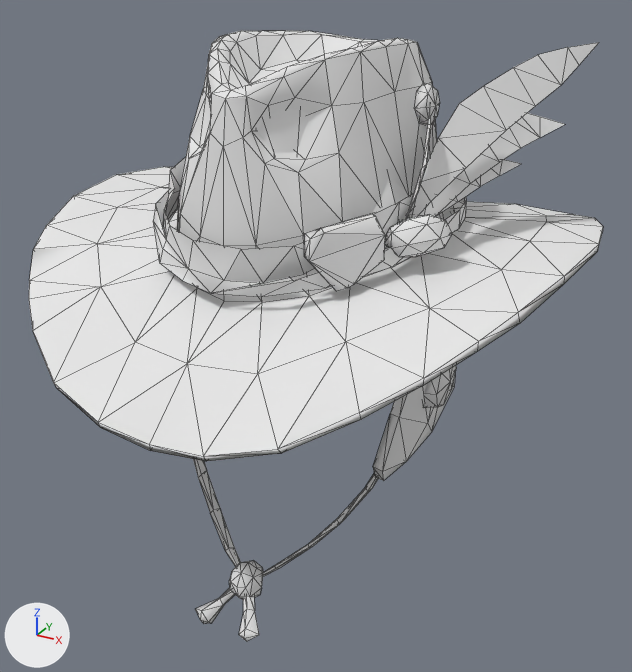
Renders of the glTF model godot-client/assets/actors/native/equipment/variants/human_female/adventurer_headwear_04.glb from each side of a commit.
Before and after are seen from a 50 mm camera at (0.374, -0.674, 0.399) aimed at (-0.003, 0.013, 0.056). Every picture has the same lights, and +X, +Y and +Z are marked at lower left. The picture after the commit comes second. Mesh edges are drawn as thin lines. Vertices at exactly the same position are counted once.

The older version as bpy lines, for what is in view:
```python
me_plumed_hat = bpy.data.meshes.new('Plumed Hat')
me_plumed_hat.from_pydata(...)  # 848 vertices, 1494 faces; spans x -0.253..0.247, y -0.242..0.291, z -0.177..0.335
me_plumed_hat.materials.append(mat_plumed_hat_base)  # its picture is missing
ob_plumed_hat = bpy.data.objects.new('Plumed Hat', me_plumed_hat)
ob_plumed_hat.location = (0.0, 0.0, 0.0)
```
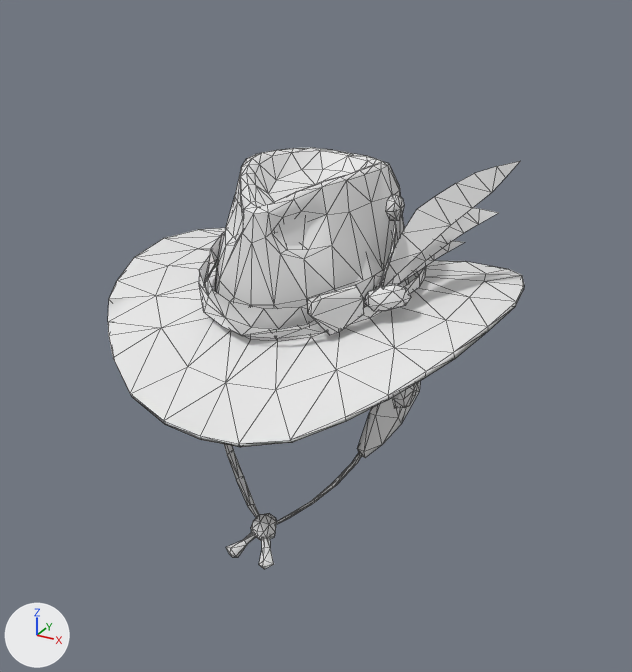
The change, as a list of edits to the scene's bpy script:
```text
Change me_plumed_hat:
    used by ob_plumed_hat; location = (0.0, 0.0, 0.0)
    remove me_plumed_hat.from_pydata(...)  # 848 vertices, 1494 faces; spans x -0.253..0.247, y -0.242..0.291, z -0.177..0.335
    add me_plumed_hat.from_pydata(...)  # 848 vertices, 1494 faces; spans x -0.191..0.187, y -0.181..0.221, z -0.126..0.229
    me_plumed_hat part 1: the loose piece of 280 vertices spanning x -0.253..0.247, y -0.242..0.291, z 0.061..0.335 is scaled about its middle by (0.755, 0.755, 0.694), then moved by (0.001, -0.004, -0.064)
    me_plumed_hat part 2: the loose piece of 13 vertices spanning x 0.11..0.182, y -0.045..0.152, z 0.195..0.273 is scaled about its middle by (0.755, 0.755, 0.694), then moved by (-0.036, -0.012, -0.075)
    me_plumed_hat part 3: the loose piece of 29 vertices spanning x -0.021..0.015, y -0.14..-0.105, z -0.162..-0.124 is scaled about its middle by (0.755, 0.755, 0.694), then moved by (0.001, 0.032, 0.04)
    me_plumed_hat part 4: the loose piece of 82 vertices spanning x -0.135..0.131, y -0.153..0.164, z 0.155..0.228 is scaled about its middle by (0.755, 0.755, 0.694), then moved by (0.0, 0.0, -0.062)
    me_plumed_hat part 5: the loose piece of 18 vertices spanning x 0.093..0.105, y 0.003..0.037, z 0.266..0.301 is scaled about its middle by (0.755, 0.755, 0.694), then moved by (-0.024, -0.003, -0.09)
    me_plumed_hat part 6: the loose piece of 45 vertices spanning x -0.119..0.112, y -0.125..-0.052, z -0.149..-0.002 is scaled about its middle by (0.755, 0.755, 0.694), then moved by (0.001, 0.023, 0.02)
    me_plumed_hat part 7: the loose piece of 30 vertices spanning x 0.102..0.151, y -0.074..-0.039, z 0.177..0.213 is scaled about its middle by (0.755, 0.755, 0.694), then moved by (-0.031, 0.015, -0.063)
    me_plumed_hat part 8: the loose piece of 15 vertices spanning x -0.003..0.032, y -0.166..-0.123, z -0.176..-0.142 is scaled about its middle by (0.755, 0.755, 0.694), then moved by (-0.004, 0.037, 0.045)
    me_plumed_hat part 9: the loose piece of 18 vertices spanning x 0.128..0.144, y -0.037..0.016, z 0.024..0.08 is scaled about its middle by (0.755, 0.755, 0.694), then moved by (-0.034, 0.004, -0.019)
    me_plumed_hat part 10: the loose piece of 10 vertices spanning x 0.111..0.125, y -0.063..-0.01, z 0.205..0.29 is scaled about its middle by (0.755, 0.755, 0.694), then moved by (-0.029, 0.01, -0.079)
    me_plumed_hat part 11: the loose piece of 17 vertices spanning x -0.039..-0.003, y -0.165..-0.121, z -0.177..-0.142 is scaled about its middle by (0.755, 0.755, 0.694), then moved by (0.005, 0.037, 0.045)
    me_plumed_hat part 12: the loose piece of 12 vertices spanning x 0.112..0.161, y -0.044..0.092, z 0.188..0.237 is scaled about its middle by (0.755, 0.755, 0.694), then moved by (-0.034, -0.004, -0.068)
    me_plumed_hat part 13: the loose piece of 17 vertices spanning x 0.062..0.109, y -0.131..-0.075, z 0.161..0.215 is scaled about its middle by (0.755, 0.755, 0.694), then moved by (-0.021, 0.027, -0.061)
    me_plumed_hat part 14: the loose piece of 15 vertices spanning x 0.115..0.202, y -0.046..0.159, z 0.2..0.326 is scaled about its middle by (0.755, 0.755, 0.694), then moved by (-0.039, -0.012, -0.084)
    me_plumed_hat part 15: 175 of 848 vertices moved; they spanned x -0.144..0.137, y -0.131..0.17, z -0.026..0.328 and now span x -0.109..0.103, y -0.097..0.13, z -0.021..0.224; mean shift (0.0, -0.009, -0.032); largest move (-0.081, 0.008, 0.328) -> (-0.061, 0.007, 0.224)
    other edits to the shape of me_plumed_hat do not show in these pictures
```

Where the change shows, as pixel boxes (x1, y1, x2, y2) in the pictures (632 x 672 px; the box of a moved part takes in the faces that stretch with it):
'Plumed Hat', reshaped (27% narrower, 31% shorter)
    before: (29, 30, 603, 641)
    after: (108, 148, 524, 569)
part 1 of me_plumed_hat, moved or reshaped
    before: (29, 30, 603, 461)
    after: (108, 148, 524, 447)
part 2 of me_plumed_hat, moved or reshaped
    before: (406, 113, 565, 218)
    after: (379, 208, 498, 285)
part 3 of me_plumed_hat, moved or reshaped
    before: (229, 561, 263, 599)
    after: (251, 513, 277, 541)
part 4 of me_plumed_hat, moved or reshaped
    before: (153, 157, 466, 297)
    after: (199, 232, 426, 338)
part 5 of me_plumed_hat, moved or reshaped
    before: (414, 83, 440, 125)
    after: (386, 194, 404, 220)
part 6 of me_plumed_hat, moved or reshaped
    before: (193, 459, 378, 576)
    after: (224, 444, 361, 525)
part 7 of me_plumed_hat, moved or reshaped
    before: (385, 214, 452, 257)
    after: (364, 284, 411, 311)
part 8 of me_plumed_hat, moved or reshaped
    before: (239, 595, 259, 641)
    after: (259, 537, 274, 569)
part 9 of me_plumed_hat, moved or reshaped
    before: (424, 365, 456, 408)
    after: (394, 382, 418, 408)
part 10 of me_plumed_hat, moved or reshaped
    before: (406, 109, 431, 218)
    after: (379, 214, 396, 286)
part 11 of me_plumed_hat, moved or reshaped
    before: (195, 588, 235, 624)
    after: (226, 533, 255, 558)
part 12 of me_plumed_hat, moved or reshaped
    before: (409, 160, 521, 218)
    after: (381, 241, 464, 287)
part 13 of me_plumed_hat, moved or reshaped
    before: (304, 213, 385, 291)
    after: (308, 285, 364, 335)
part 14 of me_plumed_hat, moved or reshaped
    before: (412, 42, 599, 218)
    after: (383, 161, 520, 286)
part 15 of me_plumed_hat, moved or reshaped (mostly hidden)
    before: (204, 108, 455, 481)
    after: (237, 214, 420, 458)
